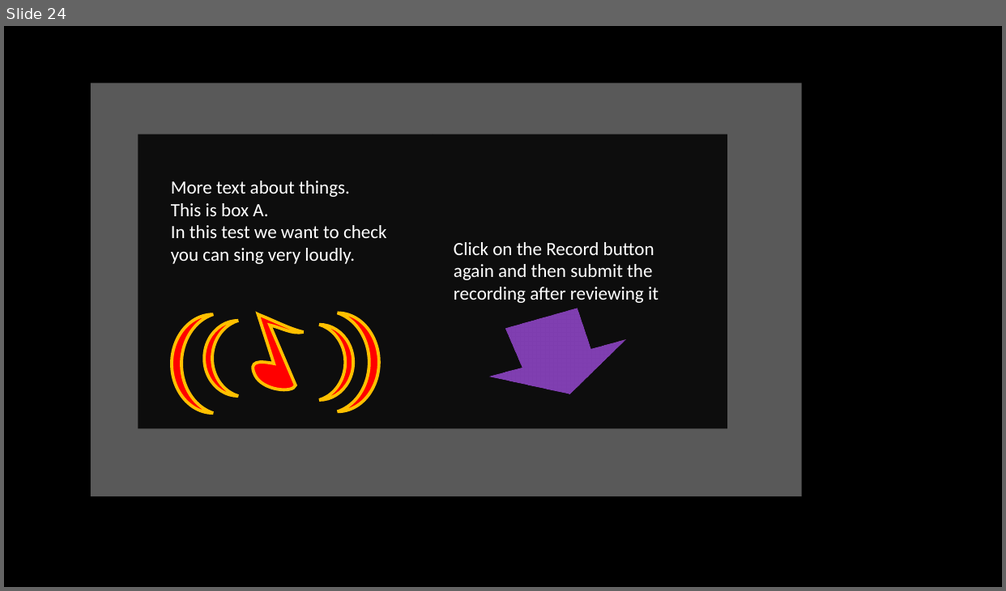
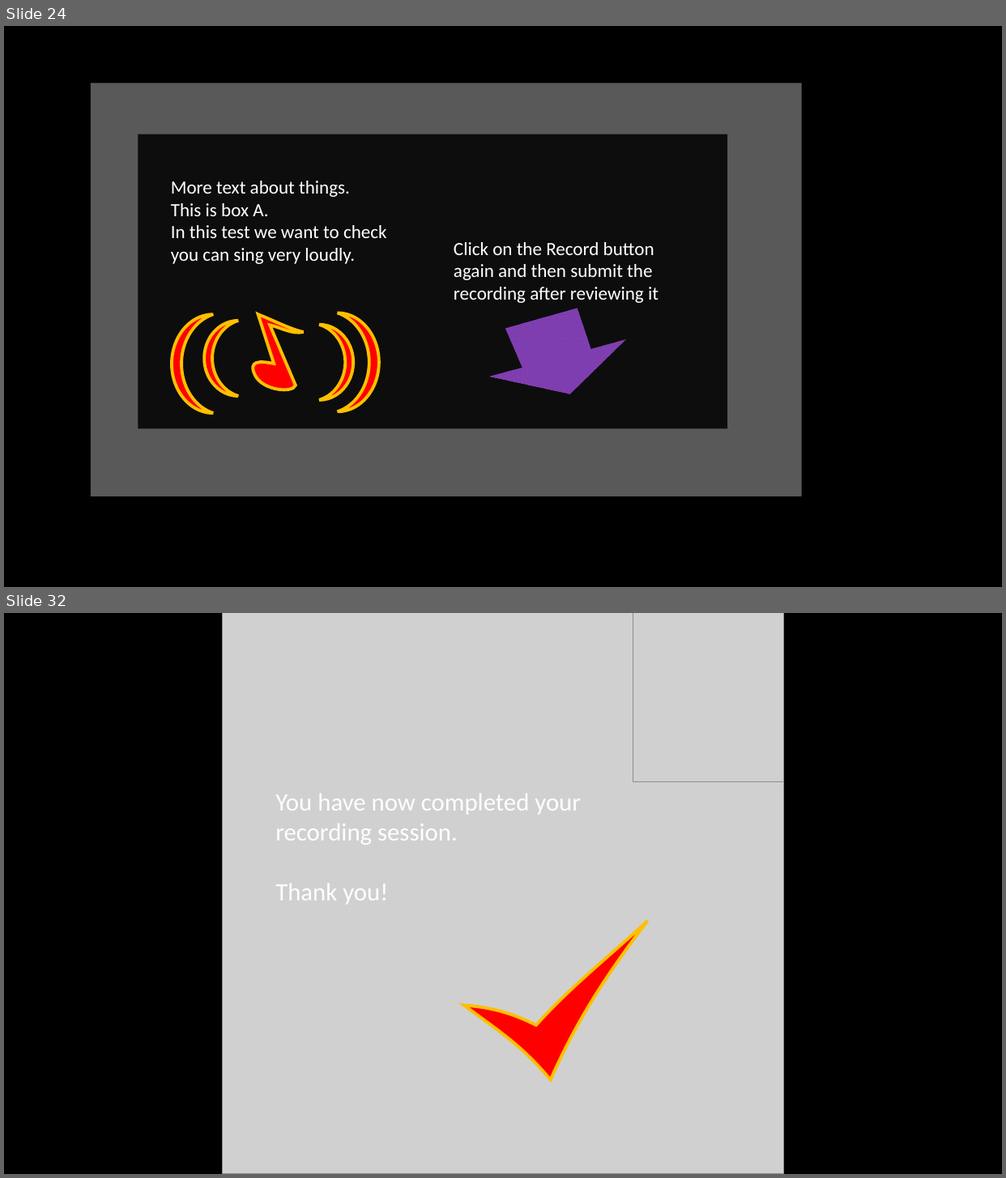
Before and after one commit to sweatysock/jock, a slide deck: design notes.pptx. Shown one above the other, each under a label of ours: slide 24 before the commit, slides 24 and 32 after it; the slides between them are not shown. The pictures are 1006x591 and 1006x1178 pixels, drawn with LibreOffice and Linux fonts; fonts in the diff are those of the drawing; grey boxes stand for pictures. Boxes give left, top, right and bottom in pixels: in the first picture for what was removed or moved away, otherwise in the second. Text is boxed around its words. In the diff, an @@ line names an element or a change of style, - is before the commit and + after.

```diff
--- a/design notes.pptx
+++ b/design notes.pptx
@@ slide 32 added at (x1=4, y1=613, x2=1002, y2=1174), background #000000 @@
@@ picture added at (x1=222, y1=613, x2=783, y2=1174) @@
@@ picture added at (x1=633, y1=613, x2=784, y2=782) @@
@@ text added at (x1=275, y1=794, x2=581, y2=905), 24 pt, text #FFFFFF @@
+You have now completed your recording session.
+Thank you!
@@ freeform shape added at (x1=464, y1=921, x2=648, y2=1080), fill #FF0000, outline #FFC000 3 pt @@
```
Also in this commit, not shown: 2 slides changed, 6 other slides added, 1 slide removed, 18 other files.
